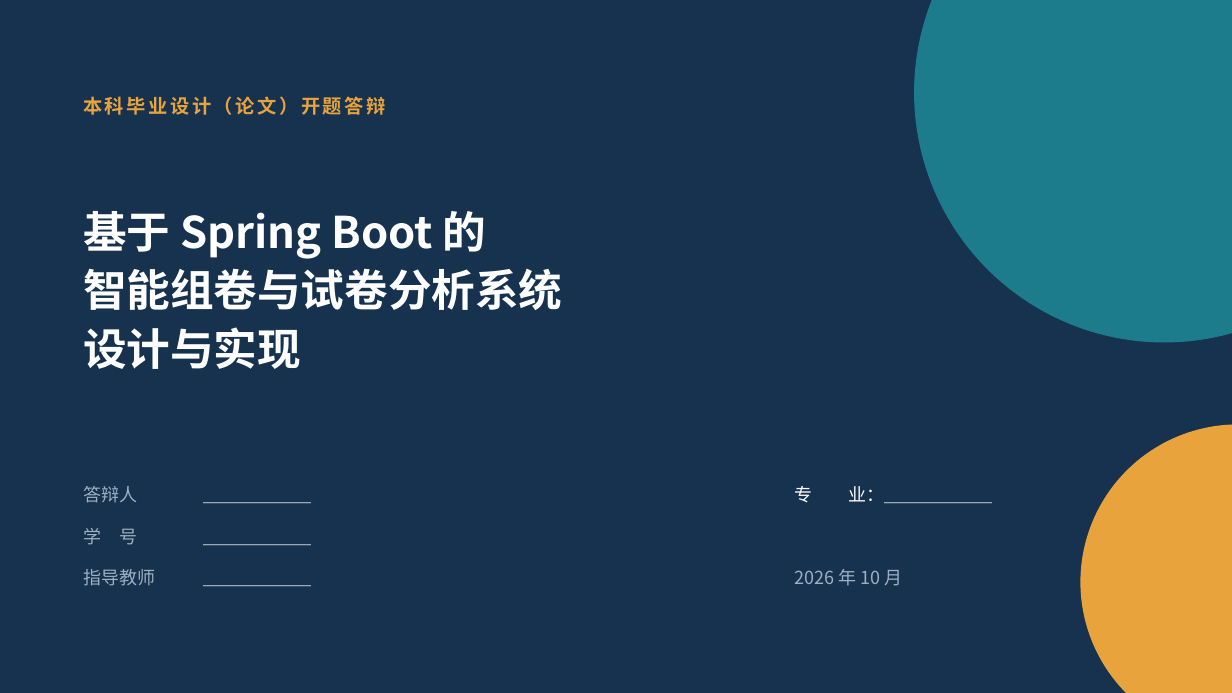
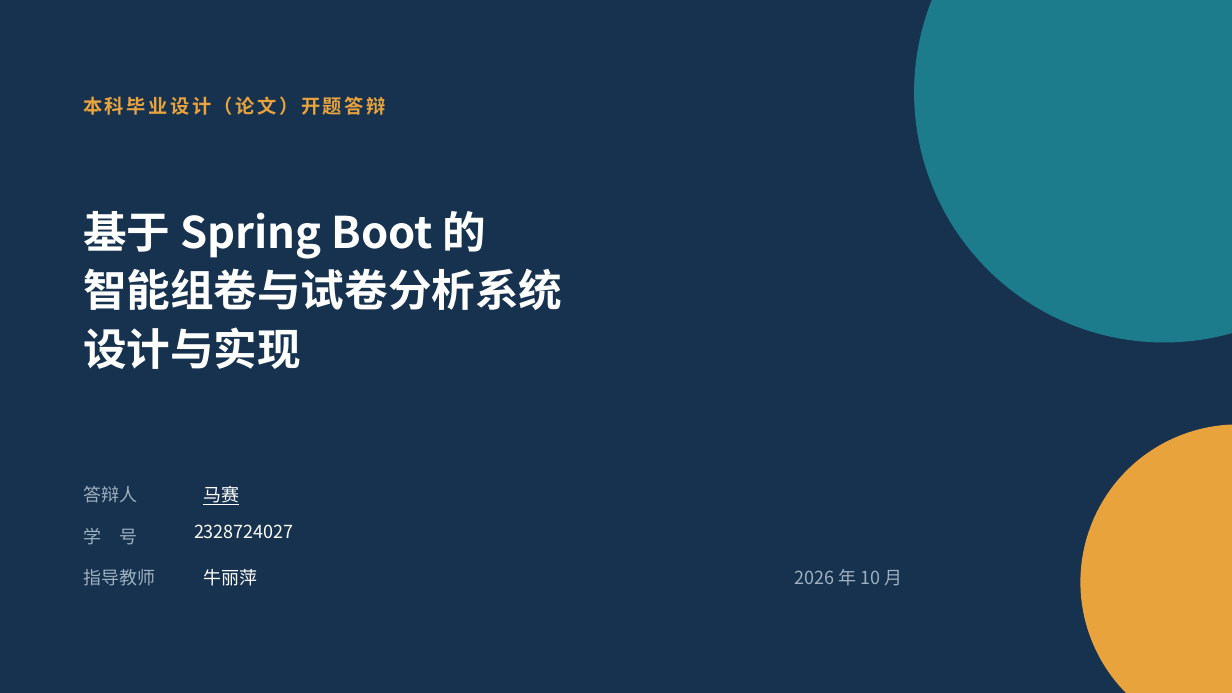
Before and after one commit to esneighbour9/Intelligent-Test-Paper-Generation-and-Analysis, a slide deck: slide 1 of docs/08-答辩/开题答辩.pptx. Drawn at 1232x693 pixels with LibreOffice and Linux fonts; fonts in the diff are those of the drawing. Boxes give left, top, right and bottom in pixels: in the first picture for what was removed or moved away, otherwise in the second. Text is boxed around its words. In the diff, an @@ line names an element or a change of style, - is before the commit and + after.

```diff
--- a/docs/08-答辩/开题答辩.pptx
+++ b/docs/08-答辩/开题答辩.pptx
@@ text at box(203, 486, 239, 505): text changed @@
-＿＿＿＿＿＿
+马赛
@@ text removed at box(795, 486, 993, 503) @@
-专 业：＿＿＿＿＿＿
@@ text at box(194, 524, 294, 539): text changed @@
-＿＿＿＿＿＿
+2328724027
@@ text at box(203, 569, 257, 586): text changed @@
-＿＿＿＿＿＿
+牛丽萍
```
Also in this commit, not shown: 2 other slides changed, 1 other file.
